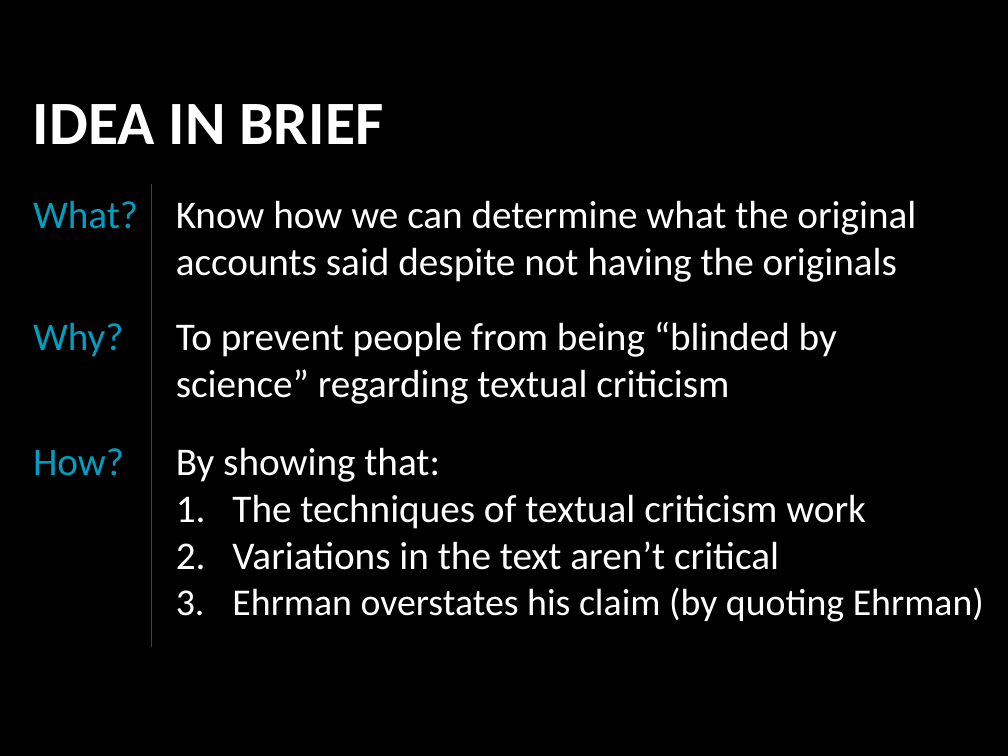
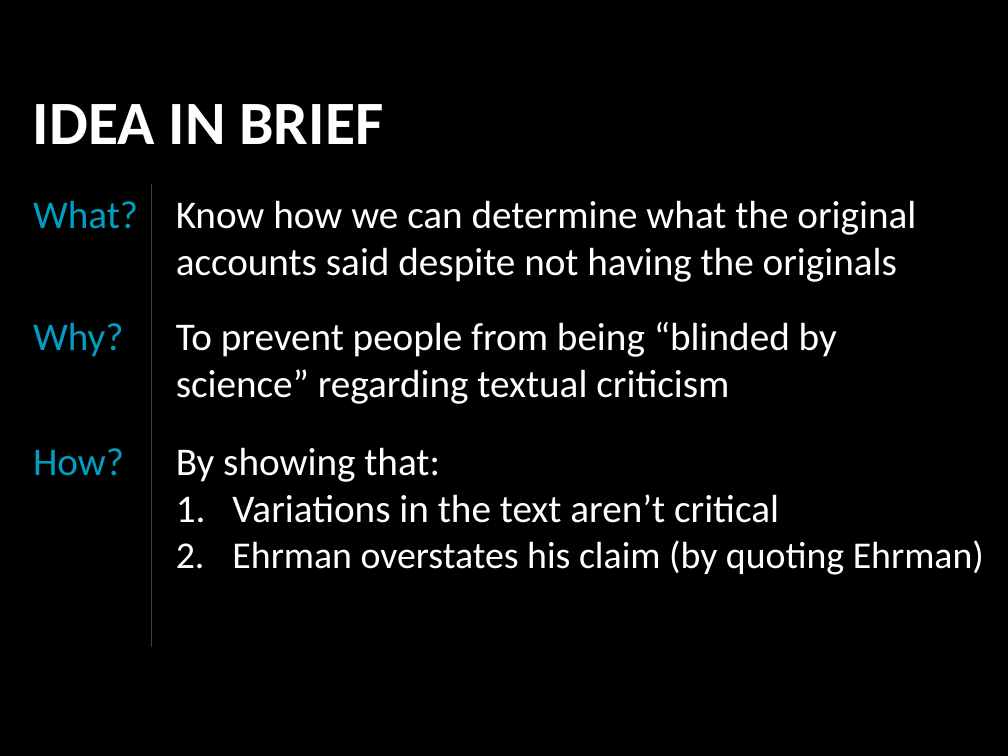
Before and after one commit to LukeMurphey/Ai1L, a slide deck: slide 4 of companion-website/public/files/22. Is the New Testament Corrupted.pptx. Drawn at 1008x756 pixels with LibreOffice and Linux fonts; fonts in the diff are those of the drawing. Boxes give left, top, right and bottom in pixels: in the first picture for what was removed or moved away, otherwise in the second. Text is boxed around its words. In the diff, an @@ line names an element or a change of style, - is before the commit and + after.

```diff
--- a/companion-website/public/files/22. Is the New Testament Corrupted.pptx
+++ b/companion-website/public/files/22. Is the New Testament Corrupted.pptx
@@ text at [232,494,866,529]: paragraph removed @@
-1. The techniques of textual criticism work
```
Also in this commit, not shown: 2 other slides changed, 7 slides added, 1 slide removed.
